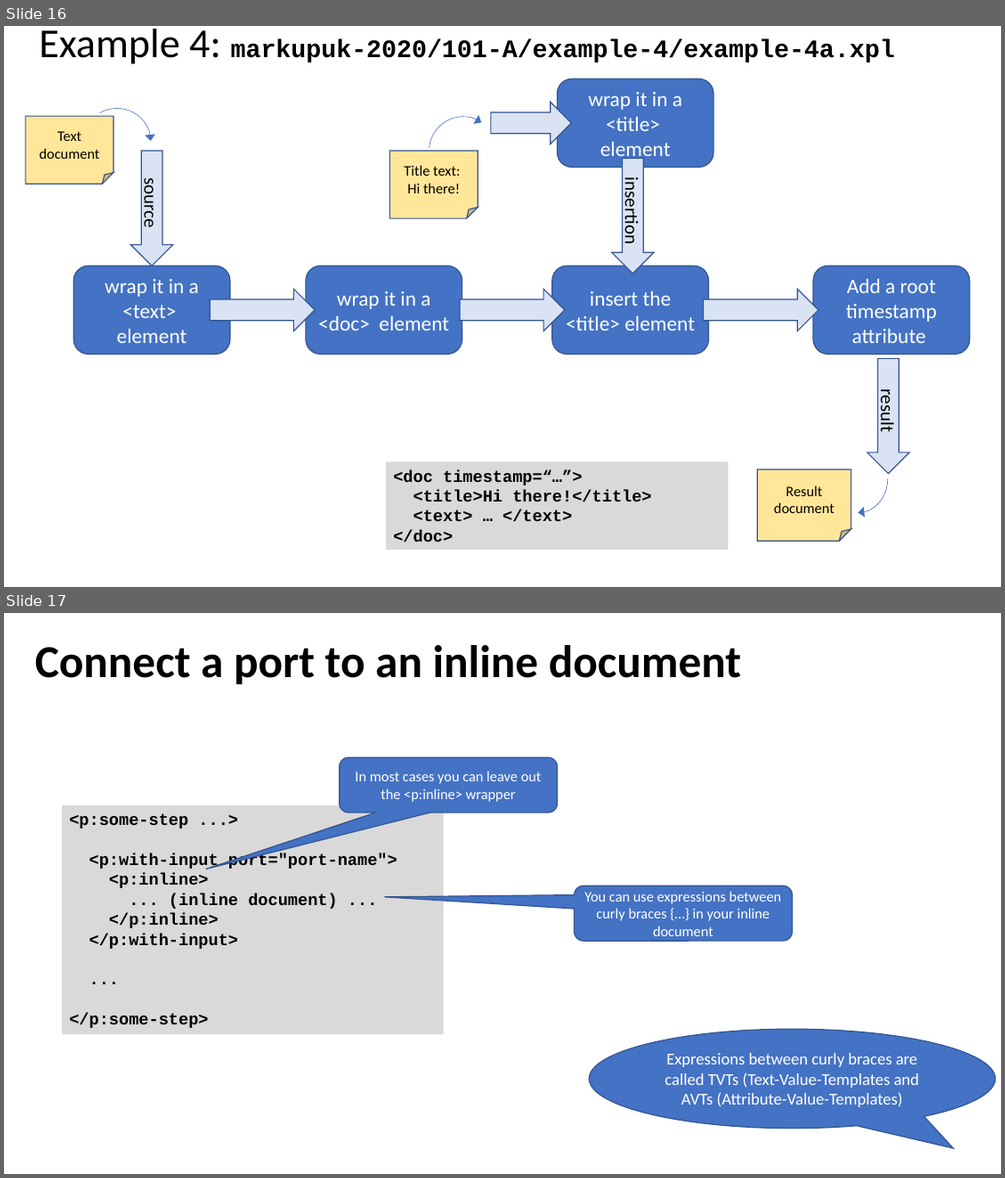
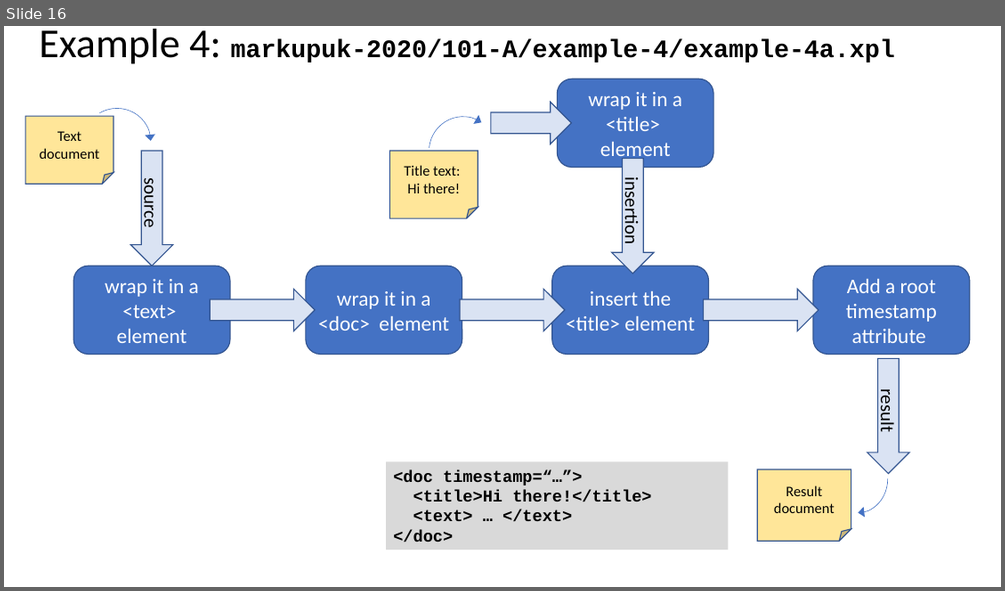
Before and after one commit to xatapult/markupuk-2020, a slide deck: 101-A/presentation/markupuk-2020-101-A.pptx. Shown one above the other, each under a label of ours: slides 16 and 17 before the commit, slide 16 after it. The pictures are 1005x1178 and 1005x591 pixels, drawn with LibreOffice and Linux fonts; fonts in the diff are those of the drawing; background and template pictures are left out. Boxes give left, top, right and bottom in pixels: in the first picture for what was removed or moved away, otherwise in the second. Text is boxed around its words. In the diff, an @@ line names an element or a change of style, - is before the commit and + after.

```diff
--- a/101-A/presentation/markupuk-2020-101-A.pptx
+++ b/101-A/presentation/markupuk-2020-101-A.pptx
@@ slide 17 removed at box(4, 613, 1001, 1174), background #FFFFFF @@
@@ title removed at box(35, 645, 741, 684) @@
-Connect a port to an inline document
@@ rounded speech box removed at box(339, 757, 558, 812) @@
-In most cases you can leave out the <p:inline> wrapper
@@ rectangle removed at box(62, 805, 443, 1034) @@
-<p:some-step ...>
-<p:with-input port="port-name">
-<p:inline>
-... (inline document) ...
-</p:inline>
-</p:with-input>
-...
-</p:some-step>
@@ rounded speech box removed at box(574, 886, 793, 941) @@
-You can use expressions between curly braces {…} in your inline document
@@ speech bubble removed at box(589, 1029, 995, 1128) @@
-Expressions between curly braces are called TVTs (Text-Value-Templates and AVTs (Attribute-Value-Templates)
```
Also in this commit, not shown: 2 slides changed, 1 slide added, 15 other slides removed, 3 other files.
